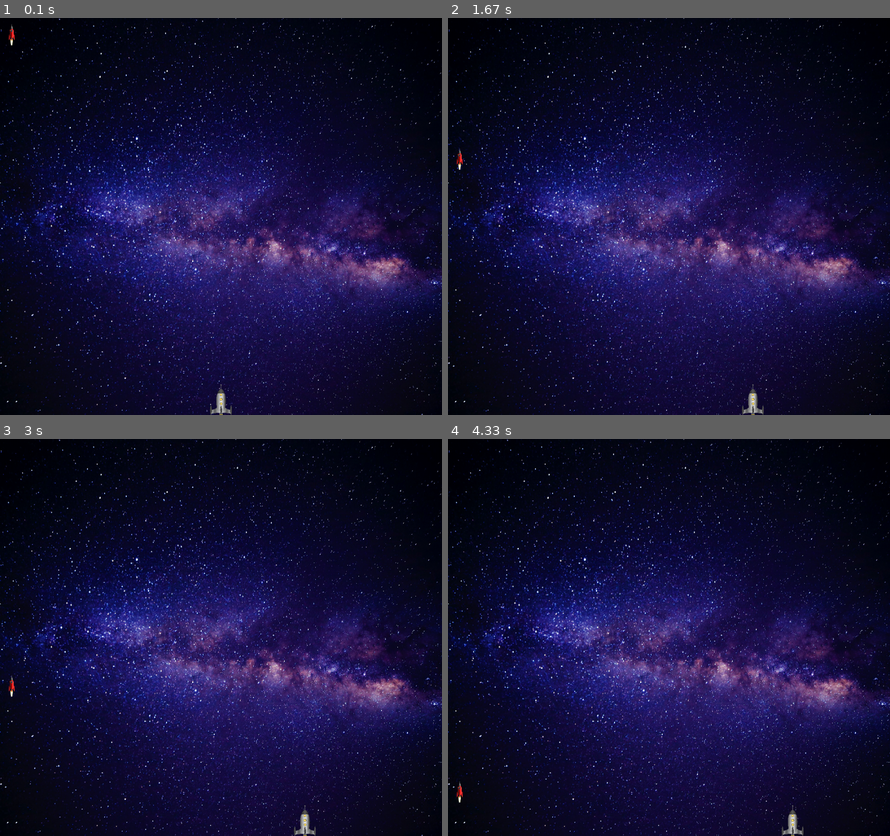
Above: before the commit, frames 1-4 (two rows, left to right).
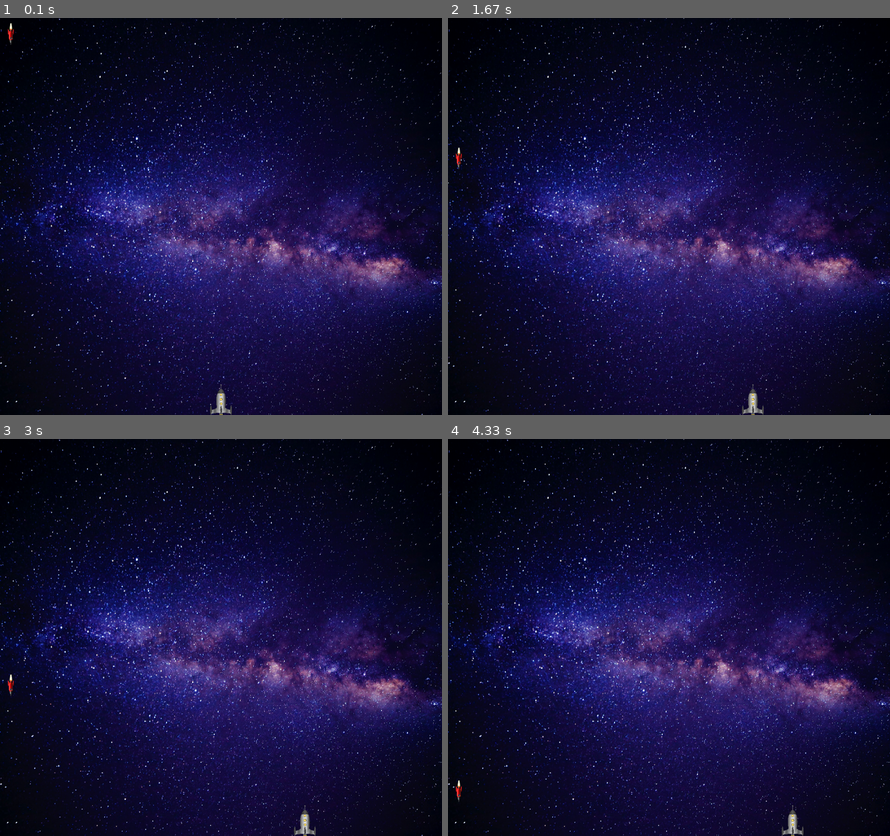
Above: after the commit, the same moments.

Repository: PavelPotapov/shooter-game-pygame
Game: pygame game, started from shooter_game.py
Same seed, same stepped clock (60 frames per second), same inputs: the game is played once before the commit and once after it.
Inputs:
- Up to frame 1 (0.1 s): no input
- Up to frame 2 (1.67 s): hold D 0.33-0.8 s; hold D 0.83-1.3 s; hold A from 1.33 s (still down)
- Up to frame 3 (3 s): release A at 1.87 s; hold A 1.9-2.3 s; hold D 2.33-2.97 s
- Up to frame 4 (4.33 s): hold A 3-3.47 s; hold D 3.5-3.97 s; hold D from 4 s (still down)

The runs differ from the first frame. In frame 1, less than 0.1% of the frame differs, in the area x 1-4%, y 1-7%; in frame 2, less than 0.1%; in frame 3, less than 0.1%, in the area x 1-4%, y 59-65%; in frame 4, less than 0.1%.

Commit message:
25.11.23

Diff:
--- a/base.py
+++ b/base.py
@@ -44,5 +44,5 @@
             self.rect.x = randint(0, WIDTH - self.width)
             self.rect.y = -self.height
             self.speed = randint(1, 4)
-            self.image = pygame.transform.scale(
-                pygame.image.load(f"./img/{E_IMAGES[randint(0, 1)]}"), (self.width, self.height))
+            self.image = pygame.transform.scale(pygame.image.load(
+                f"./img/{E_IMAGES[randint(0, 1)]}"), (self.width, self.height))
--- a/vars.py
+++ b/vars.py
@@ -1,22 +1,22 @@
-GAME = True #Идет ли игра
-FINISH = False #Выиграли или проиграли ли мы
-WIDTH = 1001 #Ширина окна
-HEIGHT = 900 #Высота окна
+GAME = True  # Идет ли игра
+FINISH = False  # Выиграли или проиграли ли мы
+WIDTH = 1001  # Ширина окна
+HEIGHT = 900  # Высота окна
 FPS = 60
-TITLE = "Shooter Game v0.1" #Заголовок окна
+TITLE = "Shooter Game v0.1"  # Заголовок окна
 
 
-#РАКЕТА
+# РАКЕТА
 R_SIZE = (50, 70)
 R_IMG = "rocket.png"
 R_X = WIDTH // 2 - R_SIZE[0] // 2
 R_Y = HEIGHT - R_SIZE[1]
 R_SPEED = 5
-#СПОСОБ ДВИЖЕНИЯ РАКЕТЫ. 1 - ударяемся в края, 2 - переносимся на противоположную сторону
+# СПОСОБ ДВИЖЕНИЯ РАКЕТЫ. 1 - ударяемся в края, 2 - переносимся на противоположную сторону
 R_MODE_MOVE = 2
 
 
-#ВРАГИ
-E_COUNTS = 5 #кол-во врагов
-E_SIZE = (50,50)
+# ВРАГИ
+E_COUNTS = 5  # кол-во врагов
+E_SIZE = (50, 50)
 E_IMAGES = ["enemies/ufo.png", "enemies/ufo2.png"]
Binary file changed: img/enemies/ufo2.png
